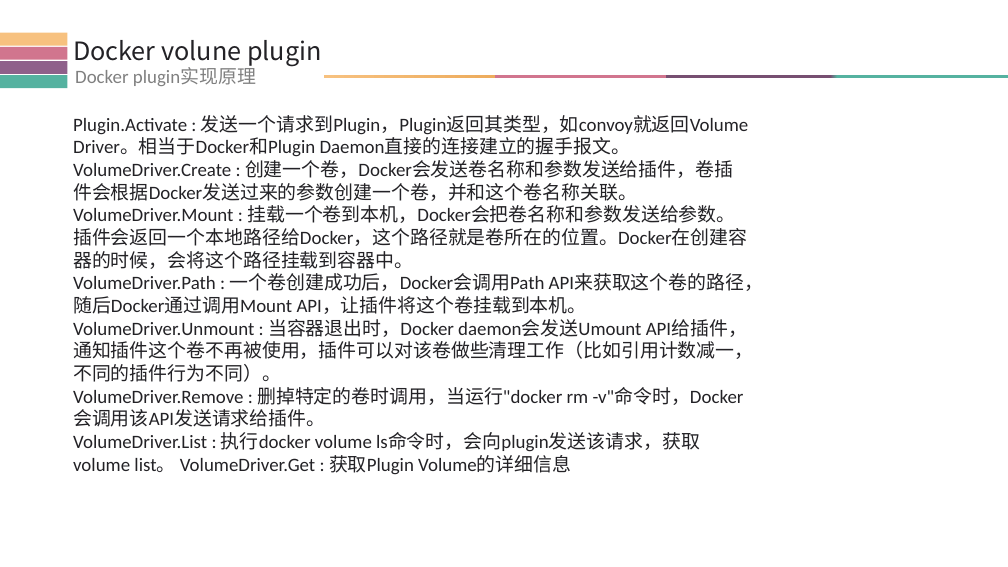
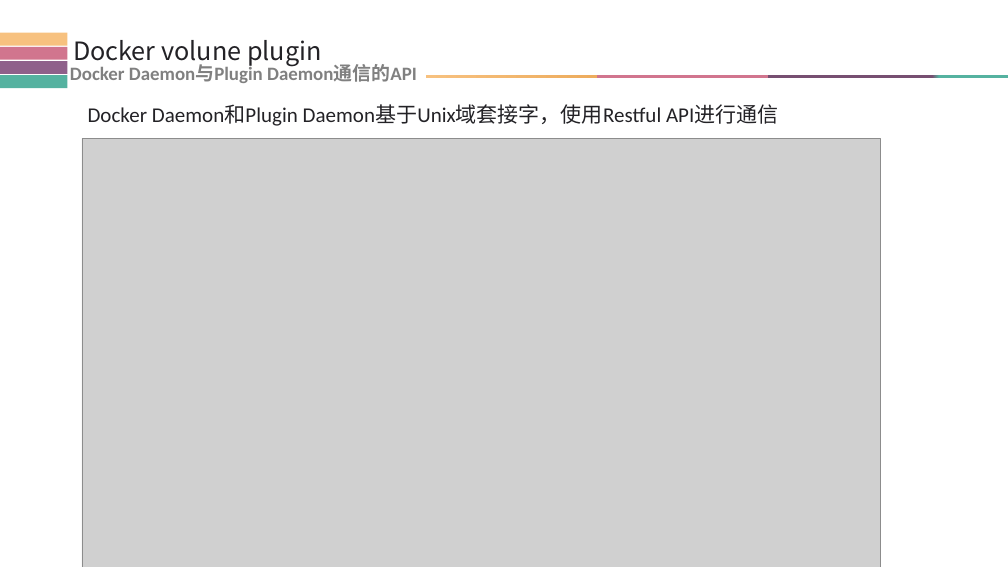
Before and after one commit to xiaolingzang/docker, a slide deck: slide 19 of dockerVolume.pptx (slide 18 before the commit). Drawn at 1008x567 pixels with LibreOffice and Linux fonts; fonts in the diff are those of the drawing; grey boxes stand for pictures. Boxes give left, top, right and bottom in pixels: in the first picture for what was removed or moved away, otherwise in the second. Text is boxed around its words. In the diff, an @@ line names an element or a change of style, - is before the commit and + after.

```diff
--- a/dockerVolume.pptx
+++ b/dockerVolume.pptx
@@ text at (x1=70, y1=65, x2=417, y2=83): text changed; bold on @@
-Docker plugin实现原理
+Docker Daemon与Plugin Daemon通信的API
@@ rectangle resized from (x1=324, y1=75, x2=1008, y2=78) to (x1=426, y1=75, x2=1008, y2=78) @@
@@ text removed at (x1=73, y1=115, x2=764, y2=475) @@
-Plugin.Activate : 发送一个请求到Plugin，Plugin返回其类型，如convoy就返回Volume Driver。相当于Docker和Plugin Daemon直接的连接建立的握手报文。 VolumeDriver.Create : 创建一个卷，Docker会发送卷名称和参数发送给插件，卷插件会根据Docker发送过来的参数创建一个卷，并和这个卷名称关联。 VolumeDriver.Mount : 挂载一个卷到本机，Docker会把卷名称和参数发送给参数。插件会返回一个本地路径给Docker，这个路径就是卷所在的位置。Docker在创建容器的时候，会将这个路径挂载到容器中。
-VolumeDriver.Path : 一个卷创建成功后，Docker会调用Path API来获取这个卷的路径，随后Docker通过调用Mount API，让插件将这个卷挂载到本机。 VolumeDriver.Unmount : 当容器退出时，Docker daemon会发送Umount API给插件，通知插件这个卷不再被使用，插件可以对该卷做些清理工作（比如引用计数减一，不同的插件行为不同）。
-VolumeDriver.Remove : 删掉特定的卷时调用，当运行"docker rm -v"命令时，Docker会调用该API发送请求给插件。
-VolumeDriver.List : 执行docker volume ls命令时，会向plugin发送该请求，获取volume list。 VolumeDriver.Get : 获取Plugin Volume的详细信息
@@ text added at (x1=88, y1=104, x2=779, y2=126), 20 pt, text #232226 @@
+Docker Daemon和Plugin Daemon基于Unix域套接字，使用Restful API进行通信
@@ picture added at (x1=82, y1=138, x2=881, y2=567) @@
```
Also in this commit, not shown: 18 other slides changed, 1 slide added, 1 other file.
